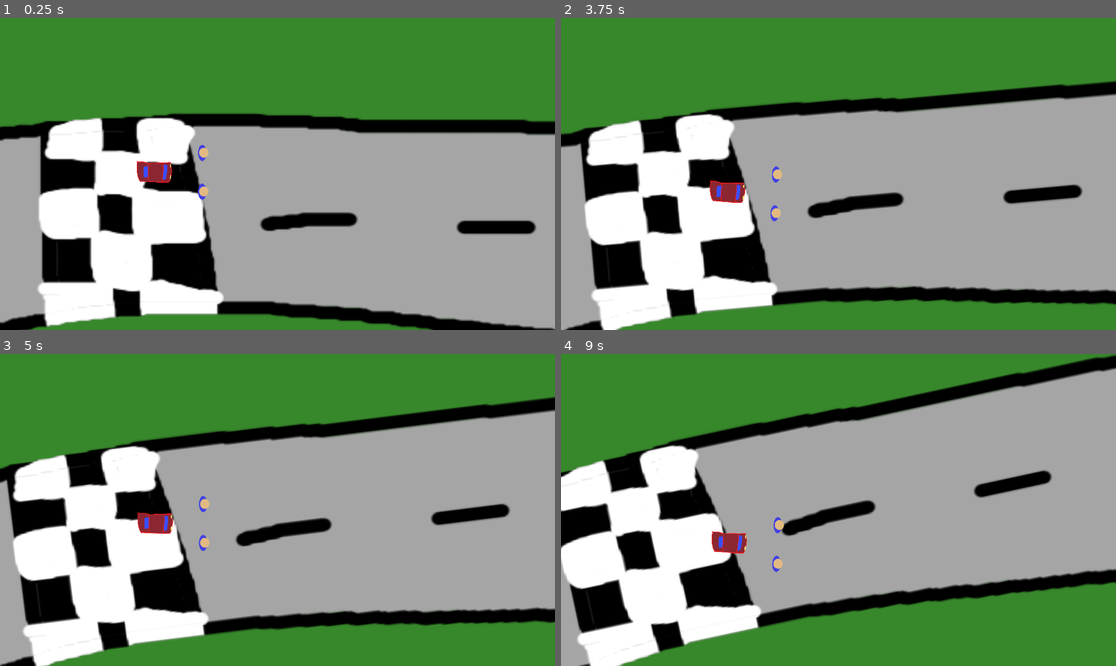
Above: before the commit, frames 1-4 (two rows, left to right).
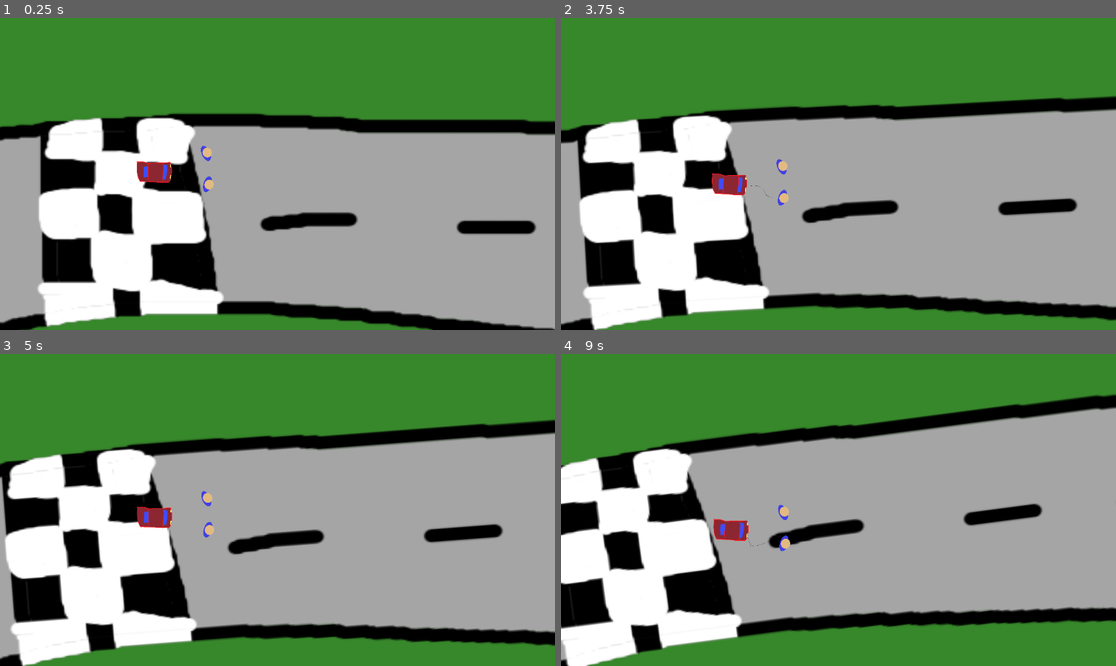
Above: after the commit, the same moments.

Repository: pazhersh/CarPull
Game: Godot game, scene res://scenes/main.tscn
Same seed, same stepped clock (60 frames per second), same inputs: the game is played once before the commit and once after it.
Inputs:
- Up to frame 1 (0.25 s): no input
- Up to frame 2 (3.75 s): tap Enter at 0.5, 2, 3.5 s; hold D (right) 0.53-1.28 s; tap Space at 1.25, 2.75 s; hold S (down) 1.28-2.03 s; hold D (right) 2.03-2.78 s; hold W (up) 2.78-3.53 s; hold A (left) from 3.53 s (still down)
- Up to frame 3 (5 s): keep holding A (left)
- Up to frame 4 (9 s): tap Space at 5 s; release A (left) at 5.03 s; hold S (down) 5.03-5.78 s; hold D (right) 5.78-6.53 s; hold W (up) 6.53-7.28 s; hold D (right) 7.28-8.03 s; hold S (down) 8.03-8.78 s; hold A (left) from 8.78 s (still down)

The runs differ from the first frame. In frame 1, 0.2% of the frame differs, in the area x 35-39%, y 40-59%; in frame 2, 16%; in frame 3, 21%; in frame 4, 28%, in the area x 0-100%, y 0-100%.

Commit message:
rearranged objects inot scenes + made whip animation

Diff:
--- a/project.godot
+++ b/project.godot
@@ -34,8 +34,7 @@
 }
 S={
 "deadzone": 0.5,
-"events": [Object(InputEventKey,"resource_local_to_scene":false,"resource_name":"","device":-1,"window_id":0,"alt_pressed":false,"shift_pressed":false,"ctrl_pressed":false,"meta_pressed":false,"pressed":false,"keycode":0,"physical_keycode":83,"key_label":0,"unicode":115,"echo":false,"script":null)
-]
+"events": []
 }
 "Row 1 Person 1"={
 "deadzone": 0.5,
--- /dev/null
+++ b/scenes/Whip.gd
@@ -0,0 +1,11 @@
+extends AnimatedSprite2D
+
+func _ready():
+	visible = false
+
+func play_once():
+	visible = true
+	play()
+
+func _on_animation_finished():
+	visible = false
--- a/scenes/main.tscn
+++ b/scenes/main.tscn
@@ -1,17 +1,12 @@
-[gd_scene load_steps=9 format=3 uid="uid://t7us3pgenqs8"]
+[gd_scene load_steps=6 format=3 uid="uid://t7us3pgenqs8"]
 
 [ext_resource type="Texture2D" uid="uid://bewearmejwxm" path="res://assets/basic-track-3.png" id="1_k0xkd"]
 [ext_resource type="Texture2D" uid="uid://bo252o0ir8t6u" path="res://assets/car 1.png" id="3_c17p3"]
-[ext_resource type="Texture2D" uid="uid://cx4m8442uhned" path="res://assets/person 1.png" id="3_s3dpa"]
 [ext_resource type="Script" path="res://scripts/car.gd" id="3_yovku"]
-[ext_resource type="Script" path="res://scripts/person-node.gd" id="6_3t6yx"]
-[ext_resource type="Script" path="res://scripts/person-sprite.gd" id="6_ao06c"]
+[ext_resource type="PackedScene" uid="uid://fqqvenao4w0u" path="res://utility/person.tscn" id="4_tqpeo"]
 
 [sub_resource type="RectangleShape2D" id="RectangleShape2D_rxctr"]
 size = Vector2(20, 21.7163)
-
-[sub_resource type="CircleShape2D" id="CircleShape2D_04t4w"]
-radius = 5.0
 
 [node name="World" type="Node2D"]
 
@@ -19,17 +14,18 @@
 scale = Vector2(0.894531, 0.798005)
 texture = ExtResource("1_k0xkd")
 
-[node name="TrackEdges2" type="StaticBody2D" parent="." groups=["obstacles"]]
+[node name="TrackEdges" type="StaticBody2D" parent="." groups=["obstacles"]]
+visible = false
 
-[node name="Inner" type="CollisionPolygon2D" parent="TrackEdges2" groups=["obstacles"]]
+[node name="Inner" type="CollisionPolygon2D" parent="TrackEdges" groups=["obstacles"]]
 position = Vector2(-71, -150)
 polygon = PackedVector2Array(-129, -44, -73, -47, -25, -45, 186, -23, 307, -5, 375, 14, 511, 79, 553, 128, 576, 164, 581, 218, 551, 245, 509, 255, 284, 252, 120, 239, 38, 240, -85, 224, -195, 218, -328, 203, -378, 192, -392, 166, -386, 113, -365, 70, -311, 23, -271, -5, -215, -30, -171, -41)
 
-[node name="TopOuter" type="CollisionPolygon2D" parent="TrackEdges2" groups=["obstacles"]]
+[node name="TopOuter" type="CollisionPolygon2D" parent="TrackEdges" groups=["obstacles"]]
 position = Vector2(78, -158)
 polygon = PackedVector2Array(223, -145, 307, -132, 386, -106, 444, -74, 517, -12, 567, 44, 591, 136, 594, 230, 591, 298 …(335 unchanged characters)…
 
-[node name="BottomOuter" type="CollisionPolygon2D" parent="TrackEdges2" groups=["obstacles"]]
+[node name="BottomOuter" type="CollisionPolygon2D" parent="TrackEdges" groups=["obstacles"]]
 polygon = PackedVector2Array(59, 254, -55, 251, -299, 236, -408, 222, -471, 209, -557, 180, -588, 145, -604, 113, -765, 118, -761, 424, -361.006, 431.311, -35.5726, 437.258, 402.255, 445.261, 771, 452, 780.678, 216.273, 785, 111, 676, 98, 669, 153, 658, 187, 625, 229, 582, 244, 503, 253, 347, 261)
 
 [node name="car" type="CharacterBody2D" parent="."]
@@ -56,41 +52,11 @@
 scale = Vector2(1.00877, 0.597459)
 shape = SubResource("RectangleShape2D_rxctr")
 
-[node name="person" type="Node2D" parent="car" groups=["people"]]
-position = Vector2(14, -11)
-script = ExtResource("6_3t6yx")
-metadata/Input = "Q"
+[node name="person" parent="car" instance=ExtResource("4_tqpeo")]
+position = Vector2(16, -11)
+rotation = -0.42586
 
-[node name="Sprite" type="Sprite2D" parent="car/person"]
-scale = Vector2(0.0354278, 0.0354278)
-texture = ExtResource("3_s3dpa")
-script = ExtResource("6_ao06c")
-metadata/_edit_lock_ = true
-
-[node name="Area2D" type="Area2D" parent="car/person"]
-visible = false
-
-[node name="CollisionShape2D" type="CollisionShape2D" parent="car/person/Area2D"]
-visible = false
-shape = SubResource("CircleShape2D_04t4w")
-
-[node name="person2" type="Node2D" parent="car" groups=["people"]]
-position = Vector2(14, 11)
-script = ExtResource("6_3t6yx")
+[node name="person2" parent="car" instance=ExtResource("4_tqpeo")]
+position = Vector2(17, 7)
+rotation = 0.284489
 metadata/Input = "A"
-
-[node name="Sprite" type="Sprite2D" parent="car/person2"]
-scale = Vector2(0.0354278, 0.0354278)
-texture = ExtResource("3_s3dpa")
-script = ExtResource("6_ao06c")
-metadata/_edit_lock_ = true
-
-[node name="Area2D" type="Area2D" parent="car/person2"]
-visible = false
-
-[node name="CollisionShape2D" type="CollisionShape2D" parent="car/person2/Area2D"]
-visible = false
-shape = SubResource("CircleShape2D_04t4w")
-
-[connection signal="body_entered" from="car/person/Area2D" to="car/person" method="_on_area_2d_body_entered"]
-[connection signal="body_entered" from="car/person2/Area2D" to="car/person2" method="_on_area_2d_body_entered"]
--- a/scripts/person-node.gd
+++ b/scripts/person-node.gd
@@ -13,30 +13,31 @@
 	INVINCIBLE
 }
 
-var animation
+var whipSprite: AnimatedSprite2D
+var personSprite: Sprite2D
 var state: State
 var state_time: float
 
 func _ready():
-	var animation = $AnimationPlayer
+	whipSprite = get_children().filter(func(child): return child.name == 'Whip').front()
+	personSprite = get_children().filter(func(child): return child.name == 'Sprite').front()
 	var state = State.OK
 	var state_time: float = 0
 
 func play_animation():
-	var sprite_index = get_children().find(func (child): child is Sprite2D && child.StringName == 'Sprite') - 1
-	var sprite = get_child(sprite_index)
 	match state:
 		State.STUNNED:
-			sprite.new_texture(sprite.textures['stunned'])
+			personSprite.new_texture(personSprite.textures['stunned'])
 		State.INVINCIBLE:
-			sprite.new_texture(sprite.textures['invincible'])
+			personSprite.new_texture(personSprite.textures['invincible'])
 		_:
-			sprite.new_texture(sprite.textures['ok'])
+			personSprite.new_texture(personSprite.textures['ok'])
 
 
 func process():
 	if state != State.STUNNED:
 		if Input.is_action_just_pressed(get_meta('Input')):
+			whipSprite.play_once()
 			return self.position.normalized() * PULL_POWER
 	return Vector2()
 
--- /dev/null
+++ b/utility/person.tscn
@@ -0,0 +1,30 @@
+[gd_scene load_steps=6 format=3 uid="uid://fqqvenao4w0u"]
+
+[ext_resource type="Script" path="res://scripts/person-node.gd" id="1_68hfq"]
+[ext_resource type="Texture2D" uid="uid://cx4m8442uhned" path="res://assets/person 1.png" id="2_b7bf1"]
+[ext_resource type="Script" path="res://scripts/person-sprite.gd" id="3_sj1be"]
+[ext_resource type="PackedScene" uid="uid://dnlkk8c4xp1m2" path="res://utility/whip.tscn" id="4_rmixa"]
+
+[sub_resource type="CircleShape2D" id="CircleShape2D_04t4w"]
+radius = 5.0
+
+[node name="person" type="Node2D" groups=["people"]]
+script = ExtResource("1_68hfq")
+metadata/Input = "Q"
+
+[node name="Sprite" type="Sprite2D" parent="."]
+scale = Vector2(0.0354278, 0.0354278)
+texture = ExtResource("2_b7bf1")
+script = ExtResource("3_sj1be")
+metadata/_edit_lock_ = true
+
+[node name="Area2D" type="Area2D" parent="."]
+
+[node name="CollisionShape2D" type="CollisionShape2D" parent="Area2D"]
+shape = SubResource("CircleShape2D_04t4w")
+
+[node name="Whip" parent="." instance=ExtResource("4_rmixa")]
+position = Vector2(-11, 2)
+rotation = 0.0
+
+[connection signal="body_entered" from="Area2D" to="." method="_on_area_2d_body_entered"]
--- /dev/null
+++ b/utility/whip.tscn
@@ -0,0 +1,37 @@
+[gd_scene load_steps=6 format=3 uid="uid://dnlkk8c4xp1m2"]
+
+[ext_resource type="Texture2D" uid="uid://cd83ufecbiy72" path="res://assets/Untitled.ss.png" id="1_wqv1x"]
+[ext_resource type="Script" path="res://scenes/Whip.gd" id="2_nrg2o"]
+
+[sub_resource type="AtlasTexture" id="AtlasTexture_fk31t"]
+atlas = ExtResource("1_wqv1x")
+region = Rect2(0, 0, 800, 600)
+
+[sub_resource type="AtlasTexture" id="AtlasTexture_cupng"]
+atlas = ExtResource("1_wqv1x")
+region = Rect2(800, 0, 800, 600)
+
+[sub_resource type="SpriteFrames" id="SpriteFrames_lflu0"]
+animations = [{
+"frames": [{
+"duration": 1.0,
+"texture": SubResource("AtlasTexture_fk31t")
+}, {
+"duration": 1.0,
+"texture": SubResource("AtlasTexture_cupng")
+}],
+"loop": false,
+"name": &"default",
+"speed": 5.0
+}]
+
+[node name="Whip" type="AnimatedSprite2D"]
+position = Vector2(-8, 6)
+rotation = -0.42586
+scale = Vector2(0.0411782, 0.0411782)
+sprite_frames = SubResource("SpriteFrames_lflu0")
+frame_progress = 0.47776
+flip_v = true
+script = ExtResource("2_nrg2o")
+
+[connection signal="animation_finished" from="." to="." method="_on_animation_finished"]
Binary file added: assets/Untitled.ss.png
Not shown, added: assets/Untitled.ss.png.import
